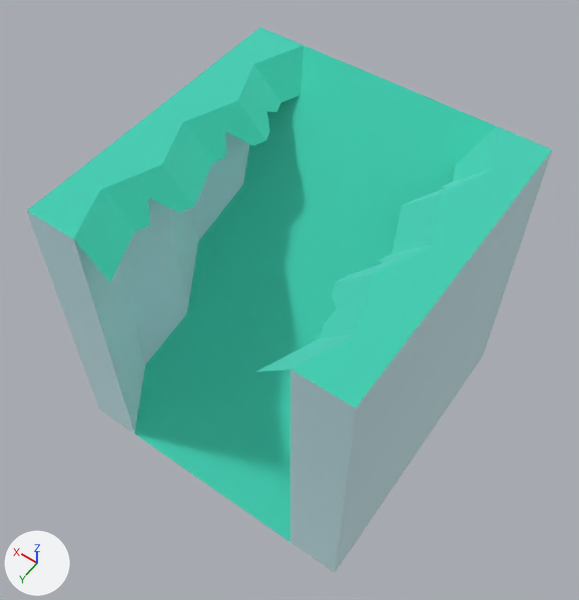
The glTF model public/models/nf2/nature/cliff_blockSlopeWalls_stone.glb: old version first, new version second.
Camera for both pictures: a 50 mm lens placed at (-0.891, 1.288, 2.433), pointed at (0.013, 0.021, 0.442). Every picture has the same lights, and +X, +Y and +Z are marked at lower left. The picture after the commit comes second. Where no turn or scale is listed for an object, it has been applied to the vertices.

In view in the first picture: 'cliff_blockSlopeWalls_stone'.
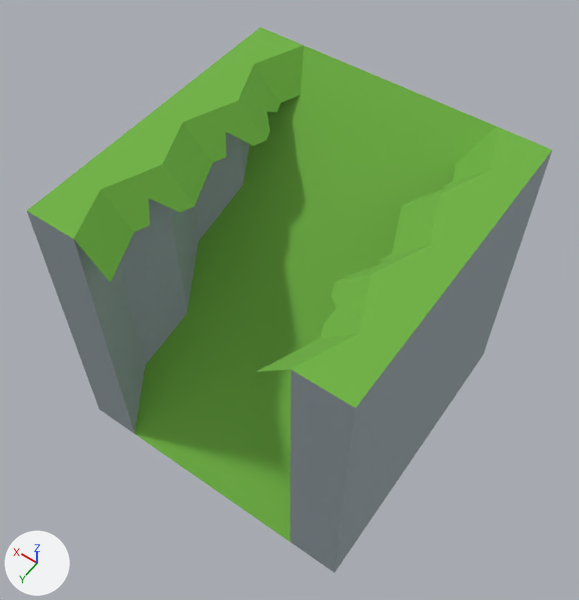
What changed in the scene script:
```text
Change mat_stone:
    mat_stone.metallic: 1.0 -> 0.0
    mat_stone.base_color: (0.722, 0.886, 0.91) -> (0.323, 0.381, 0.407)  # pale blue #ddf2f5 -> grey #9aa6ab
Change mat_grass:
    mat_grass.metallic: 1.0 -> 0.0
    mat_grass.base_color: (0.173, 0.847, 0.722) -> (0.159, 0.451, 0.0513)  # cyan #73eddd -> green #6fb340
Remove ob_tmpparent:
    ob_tmpparent = bpy.data.objects.new('tmpParent', None)
    ob_tmpparent.location = (0.0, 0.0, 0.0)
```

Changed parts and their boxes (x1, y1, x2, y2) in the pictures (579 x 600 px):
'cliff_blockSlopeWalls_stone', recoloured, surface changed (darker): (27, 27, 552, 573) in both
